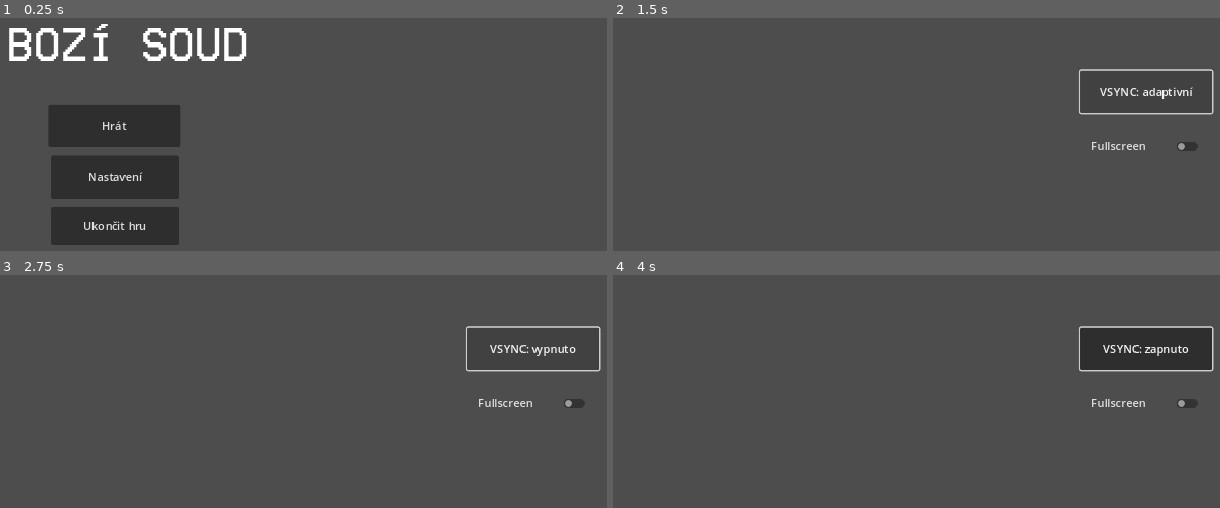
Above: before the commit, frames 1-4 (two rows, left to right).
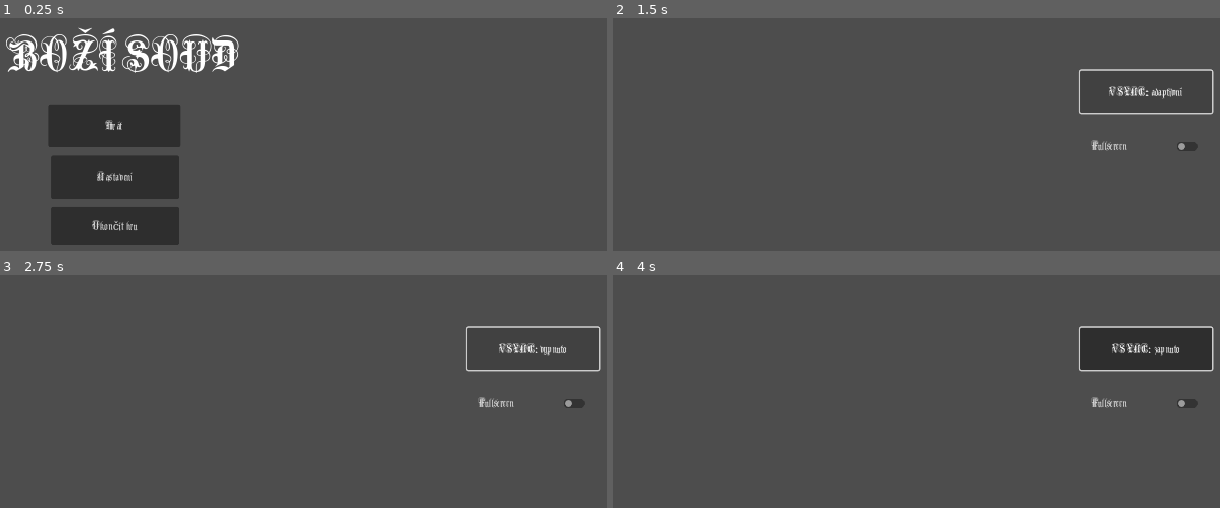
Above: after the commit, the same moments.

Repository: tomkoid/bozi-soud
Game: Godot game, scene res://scenes/menu.tscn
Same seed, same stepped clock (60 frames per second), same inputs: the game is played once before the commit and once after it.
Inputs (mouse positions are in pixels of both pictures, inside the frame that each line leads up to):
- Up to frame 1 (0.25 s): no input
- Up to frame 2 (1.5 s): click "Nastavení" at 0.5 s; click "VSYNC: vypnuto" at 1.25 s
- Up to frame 3 (2.75 s): click "VSYNC: adaptivní" at 2 s
- Up to frame 4 (4 s): tap Enter (ui_accept) at 2.75, 3.02, 3.5, 3.77 s; move the mouse to (1128, 428) at 2.77 s; hold D (right_move) from 2.78 s (still down); move the mouse to (789, 475) at 3.52 s

The runs differ from the first frame. In frame 1, 4.6% of the frame differs, in the area x 0-41%, y 2-92%; in frame 2, 0.6%; in frame 3, 0.6%; in frame 4, 0.6%.

Commit message:
changed font

Diff:
--- a/project.godot
+++ b/project.godot
@@ -18,6 +18,11 @@
 [display]
 
 window/stretch/mode="canvas_items"
+window/stretch/aspect="expand"
+
+[gui]
+
+theme/custom_font="res://assets/font/AnglicanText.ttf"
 
 [input]
 
--- a/scenes/game.tscn
+++ b/scenes/game.tscn
@@ -1,10 +1,11 @@
-[gd_scene load_steps=17 format=3 uid="uid://dxr3tijaa52p5"]
+[gd_scene load_steps=18 format=3 uid="uid://dxr3tijaa52p5"]
 
 [ext_resource type="PackedScene" uid="uid://b277k7mqjh11t" path="res://scenes/player.tscn" id="1_f416g"]
 [ext_resource type="Script" path="res://scenes/game.gd" id="1_ptexp"]
 [ext_resource type="Texture2D" uid="uid://bkgvdpkhq78j6" path="res://assets/sprites/background_paralax_1.png" id="2_nexhj"]
 [ext_resource type="PackedScene" uid="uid://ka5w0vmbaw1e" path="res://scenes/platform.tscn" id="3_m4de3"]
 [ext_resource type="PackedScene" uid="uid://dc2coaqu76bfd" path="res://scenes/UI.tscn" id="5_3th8g"]
+[ext_resource type="FontFile" uid="uid://b848qq7fibpty" path="res://assets/font/VCR_OSD_MONO_1.001.ttf" id="6_do7aq"]
 [ext_resource type="Texture2D" uid="uid://bpo578uowxxw8" path="res://assets/sprites/devil_sprite.png" id="9_iyhw5"]
 [ext_resource type="Texture2D" uid="uid://dhei58hi67ecv" path="res://assets/sprites/jesus.png" id="10_5s47w"]
 [ext_resource type="Texture2D" uid="uid://qlgmrvbh6whx" path="res://assets/sprites/sun-spritesheet.png" id="10_6xhcb"]
@@ -67,12 +68,12 @@
 position = Vector2(578, 500)
 
 [node name="PlatformLeft" parent="." instance=ExtResource("3_m4de3")]
-position = Vector2(156, 330)
+position = Vector2(152, 330)
 rotation = 0.0872665
 scale = Vector2(-1.3, 1.3)
 
 [node name="PlatformRight" parent="." instance=ExtResource("3_m4de3")]
-position = Vector2(996, 330)
+position = Vector2(1000, 330)
 
 [node name="UI" parent="." instance=ExtResource("5_3th8g")]
 
@@ -90,9 +91,10 @@
 [node name="TimerLabel" type="Label" parent="."]
 offset_left = 973.0
 offset_top = 21.0
-offset_right = 1013.0
-offset_bottom = 44.0
+offset_right = 1134.0
+offset_bottom = 53.0
 theme_override_colors/font_color = Color(0, 0, 0, 1)
+theme_override_fonts/font = ExtResource("6_do7aq")
 theme_override_font_sizes/font_size = 20
 text = "---UNKNOWN---"
 
@@ -114,8 +116,10 @@
 offset_right = 266.0
 offset_bottom = 537.0
 theme_override_colors/font_color = Color(0, 0, 0, 1)
+theme_override_fonts/font = ExtResource("6_do7aq")
 theme_override_font_sizes/font_size = 50
-text = "0"
+text = "0
+ "
 
 [node name="Devil" type="AnimatedSprite2D" parent="."]
 z_index = -1
--- a/scenes/menu.tscn
+++ b/scenes/menu.tscn
@@ -1,19 +1,19 @@
 [gd_scene load_steps=3 format=3 uid="uid://cu3uhb23wp1gb"]
 
 [ext_resource type="Script" path="res://scenes/menu.gd" id="1_dqhv3"]
-[ext_resource type="FontFile" uid="uid://b848qq7fibpty" path="res://assets/font/VCR_OSD_MONO_1.001.ttf" id="2_bo2sx"]
+[ext_resource type="FontFile" uid="uid://bgdrs10x0o12h" path="res://assets/font/AnglicanText.ttf" id="2_ca2gd"]
 
 [node name="Menu" type="Node2D"]
 script = ExtResource("1_dqhv3")
 
 [node name="RichTextLabel" type="RichTextLabel" parent="."]
-offset_left = 99.0
-offset_top = 75.0
-offset_right = 453.0
-offset_bottom = 156.0
-theme_override_fonts/normal_font = ExtResource("2_bo2sx")
+offset_left = 98.0
+offset_top = 78.0
+offset_right = 452.0
+offset_bottom = 165.0
+theme_override_fonts/normal_font = ExtResource("2_ca2gd")
 theme_override_font_sizes/normal_font_size = 66
-text = "BOZÍ SOUD"
+text = "BOŽÍ SOUD"
 
 [node name="Button" type="Button" parent="."]
 offset_left = 159.0
--- a/scenes/platform.tscn
+++ b/scenes/platform.tscn
@@ -13,6 +13,7 @@
 
 [node name="Icon" type="Sprite2D" parent="."]
 texture_filter = 1
+position = Vector2(-3.33339, 2.79704)
 rotation = 0.0872665
 scale = Vector2(-2, 2)
 texture = ExtResource("1_yqe6h")
--- a/scenes/settings.tscn
+++ b/scenes/settings.tscn
@@ -12,6 +12,7 @@
 script = ExtResource("1_ky2qt")
 
 [node name="VsyncButton" type="Button" parent="."]
+layout_mode = 0
 offset_left = 762.0
 offset_top = 145.0
 offset_right = 952.0
Binary file added: assets/font/AnglicanText.ttf
Not shown, added: assets/font/AnglicanText.ttf.import
